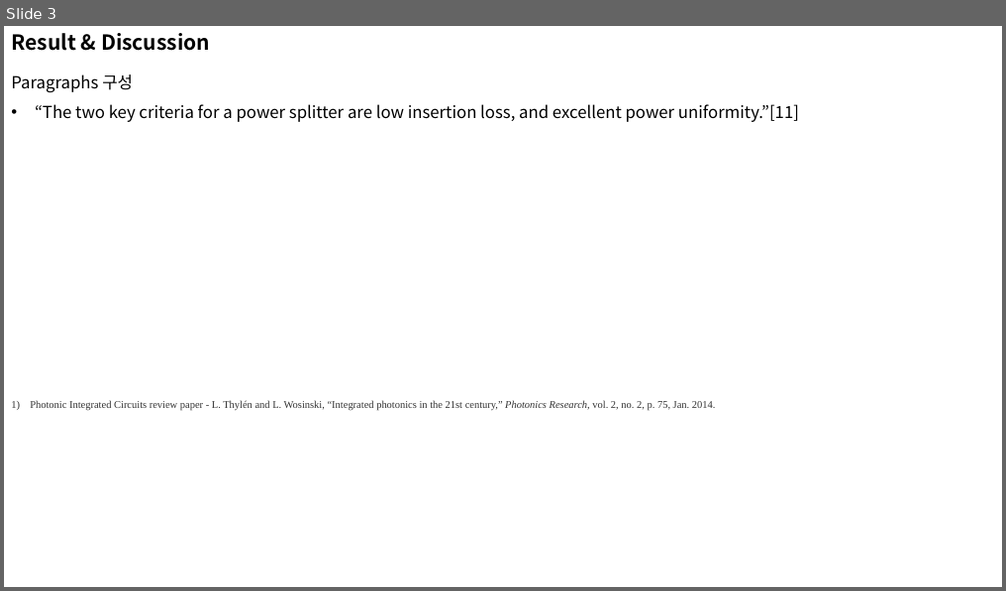
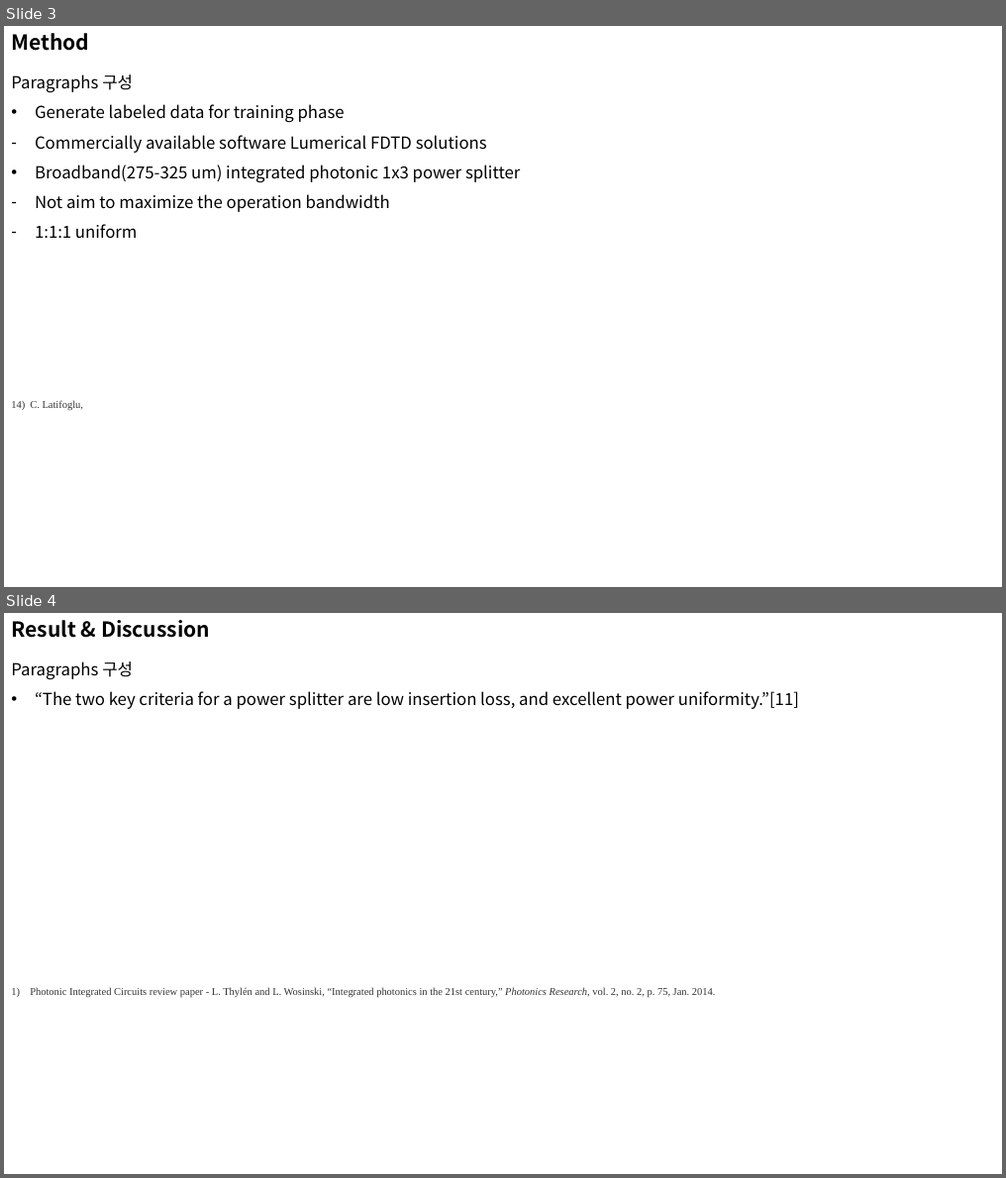
Before and after one commit to jglee96/NBTP_Lab, a slide deck: 개인/석사학위논문/Paper Introduction.pptx. Shown one above the other, each under a label of ours: slide 3 before the commit, slides 3 and 4 after it. The pictures are 1006x591 and 1006x1178 pixels, drawn with LibreOffice and Linux fonts; fonts in the diff are those of the drawing. Boxes give left, top, right and bottom in pixels: in the first picture for what was removed or moved away, otherwise in the second. Text is boxed around its words. In the diff, an @@ line names an element or a change of style, - is before the commit and + after.

```diff
--- a/개인/석사학위논문/Paper Introduction.pptx
+++ b/개인/석사학위논문/Paper Introduction.pptx
@@ slide 3 added at [4,26,1002,587], background #FFFFFF @@
@@ text added at [11,33,89,51], 20 pt, text #000000, bold @@
+Method
@@ text added at [11,75,520,239], 16 pt, text #000000 @@
+Paragraphs 구성
+• Generate labeled data for training phase
+– Commercially available software Lumerical FDTD solutions
+• Broadband(275-325 um) integrated photonic 1x3 power splitter
+– Not aim to maximize the operation bandwidth
+– 1:1:1 uniform
@@ text added at [30,401,84,411], 10 pt, text #333333 @@
+14) C. Latifoglu,
@@ what was slide 3 is now slide 4 @@
```
Also in this commit, not shown: 2 slides changed.
